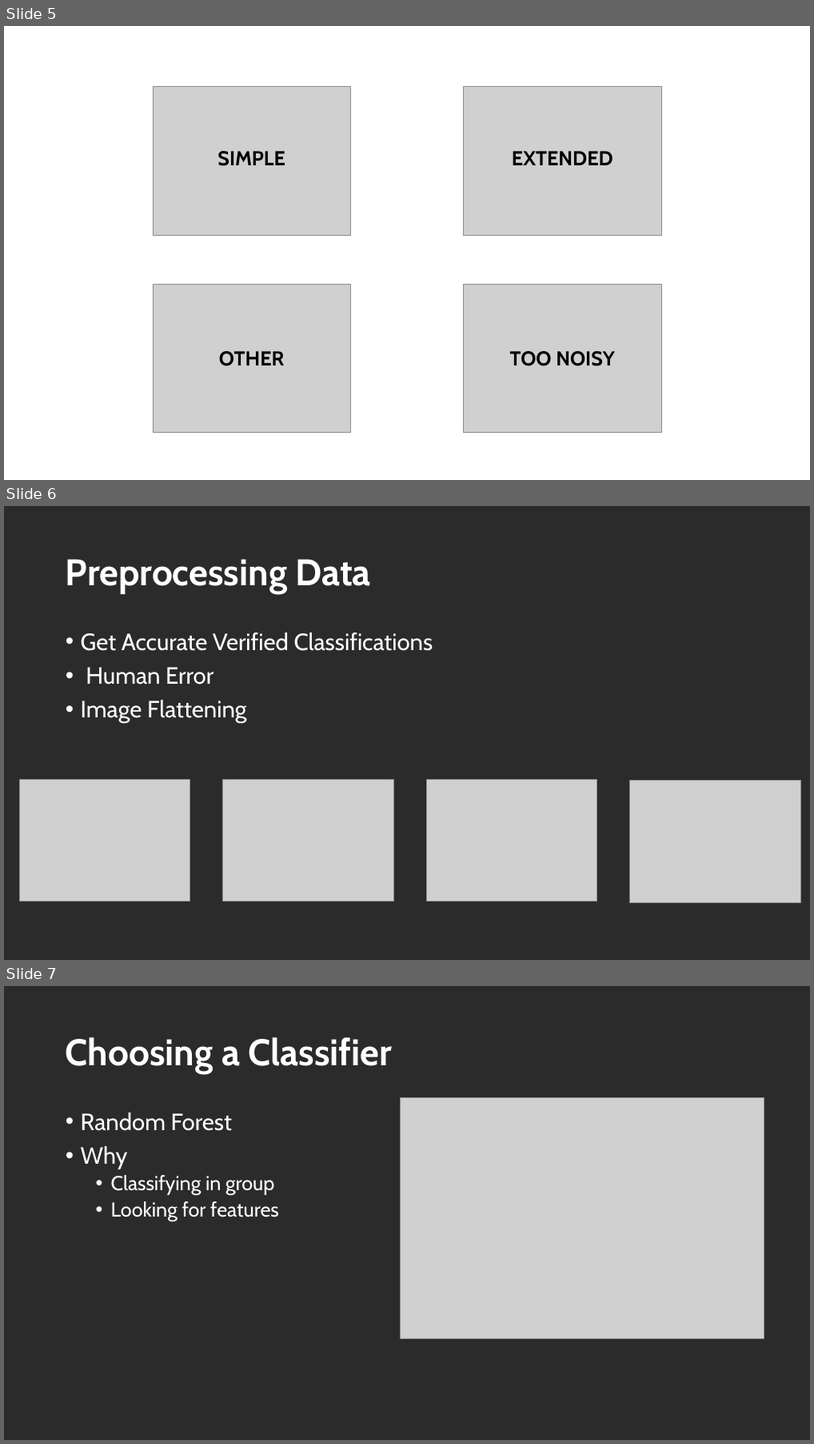
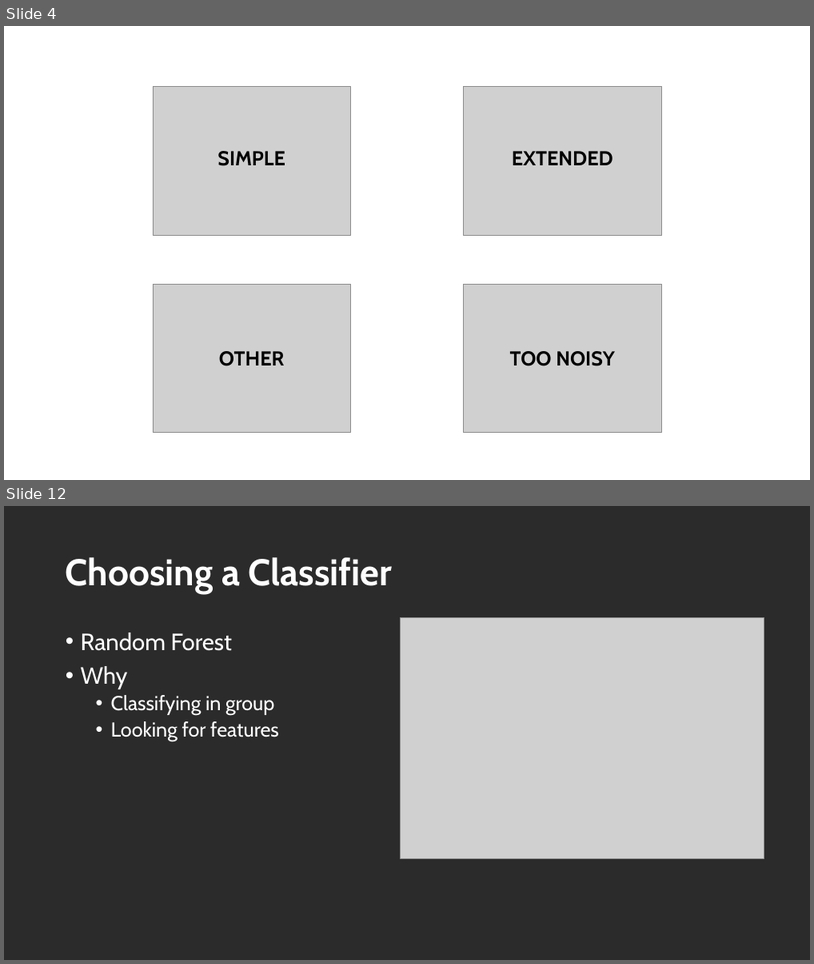
Before and after one commit to MurawskiC1/Swift-Research, a slide deck: BurstChaser.pptx. Shown one above the other, each under a label of ours: slides 5, 6 and 7 before the commit, slides 4 and 12 after it; the slides between them are not shown. The pictures are 814x1444 and 814x964 pixels, drawn with LibreOffice and Linux fonts; fonts in the diff are those of the drawing; grey boxes stand for pictures; background and template pictures are left out; a plain dark background stands for a picture behind light text. Boxes give left, top, right and bottom in pixels: in the first picture for what was removed or moved away, otherwise in the second. Text is boxed around its words. In the diff, an @@ line names an element or a change of style, - is before the commit and + after.

```diff
--- a/BurstChaser.pptx
+++ b/BurstChaser.pptx
@@ slide 6 removed at (x1=4, y1=506, x2=810, y2=960), background picture (left out) @@
@@ title removed at (x1=66, y1=559, x2=371, y2=594) @@
-Preprocessing Data
@@ text removed at (x1=81, y1=632, x2=434, y2=723) @@
-• Get Accurate Verified Classifications
-• Human Error
-• Image Flattening
@@ picture removed at (x1=20, y1=780, x2=190, y2=902) @@
@@ picture removed at (x1=223, y1=780, x2=394, y2=902) @@
@@ picture removed at (x1=427, y1=780, x2=598, y2=902) @@
@@ picture removed at (x1=630, y1=780, x2=801, y2=902) @@
@@ what was slide 5 is now slide 4 @@
@@ what was slide 7 is now slide 12 @@
```
Also in this commit, not shown: 10 slides added, 3 other slides removed, 18 other files.
